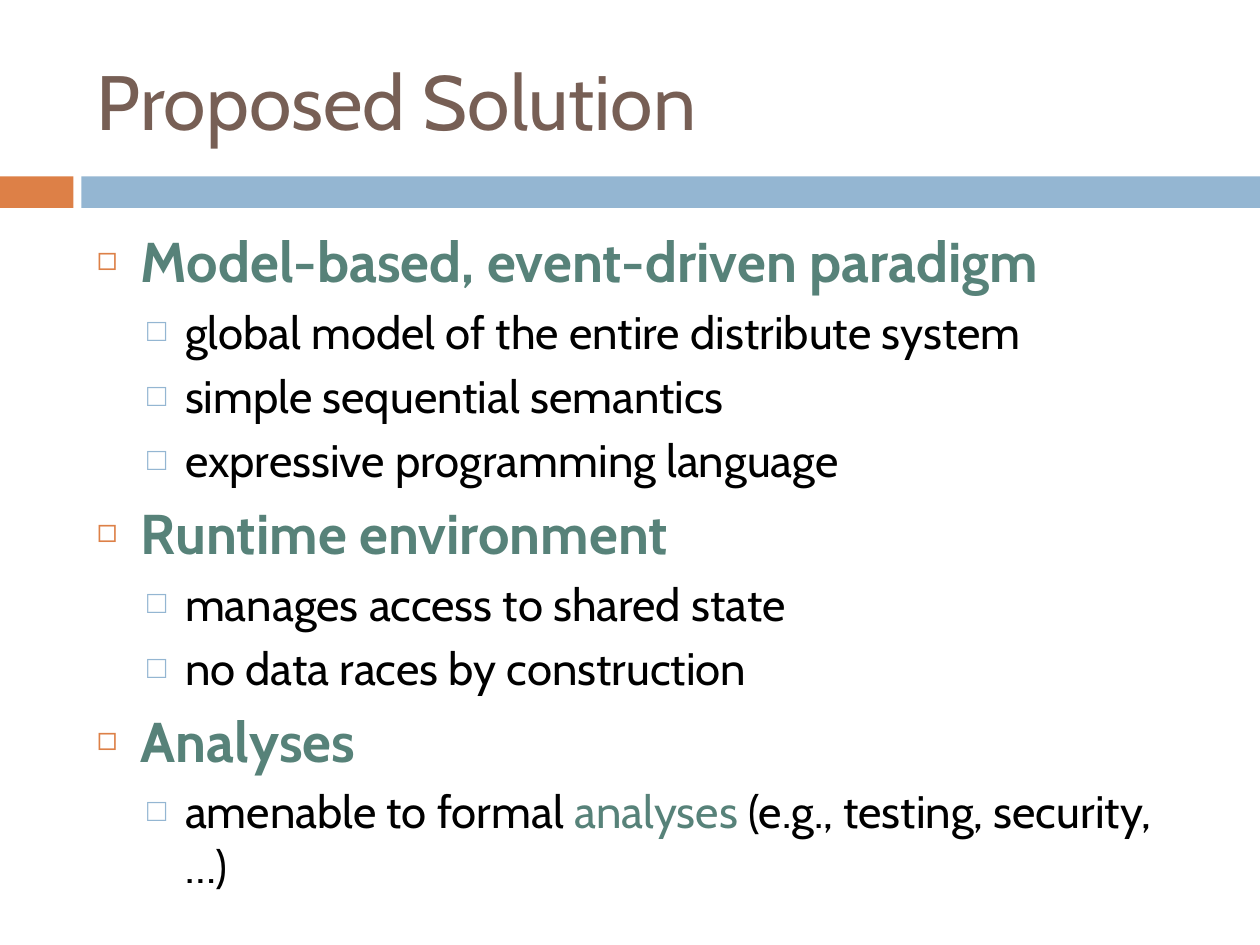
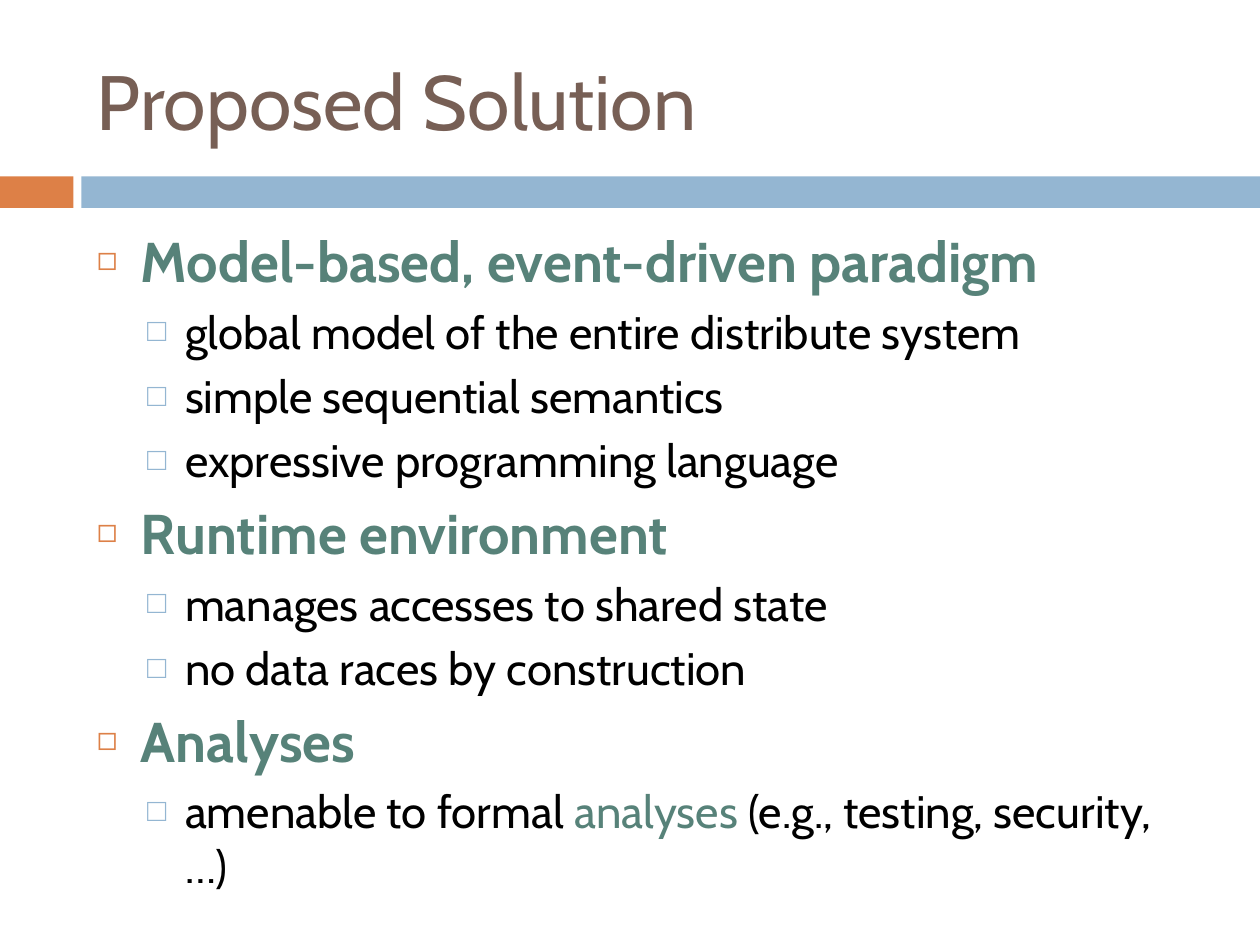
Before and after one commit to webguru412/React-Robots, a slide deck: slide 4 of talks/ppr-13-11-25.pptx. Drawn at 1260x945 pixels with LibreOffice and Linux fonts; fonts in the diff are those of the drawing. Boxes give left, top, right and bottom in pixels: in the first picture for what was removed or moved away, otherwise in the second. Text is boxed around its words. In the diff, an @@ line names an element or a change of style, - is before the commit and + after.

```diff
--- a/talks/ppr-13-11-25.pptx
+++ b/talks/ppr-13-11-25.pptx
@@ text at [185, 587, 828, 631]: text changed @@
-  □ manages access to shared state
+  □ manages accesses to shared state
```
Also in this commit, not shown: 4 other slides changed, 1 other file.
